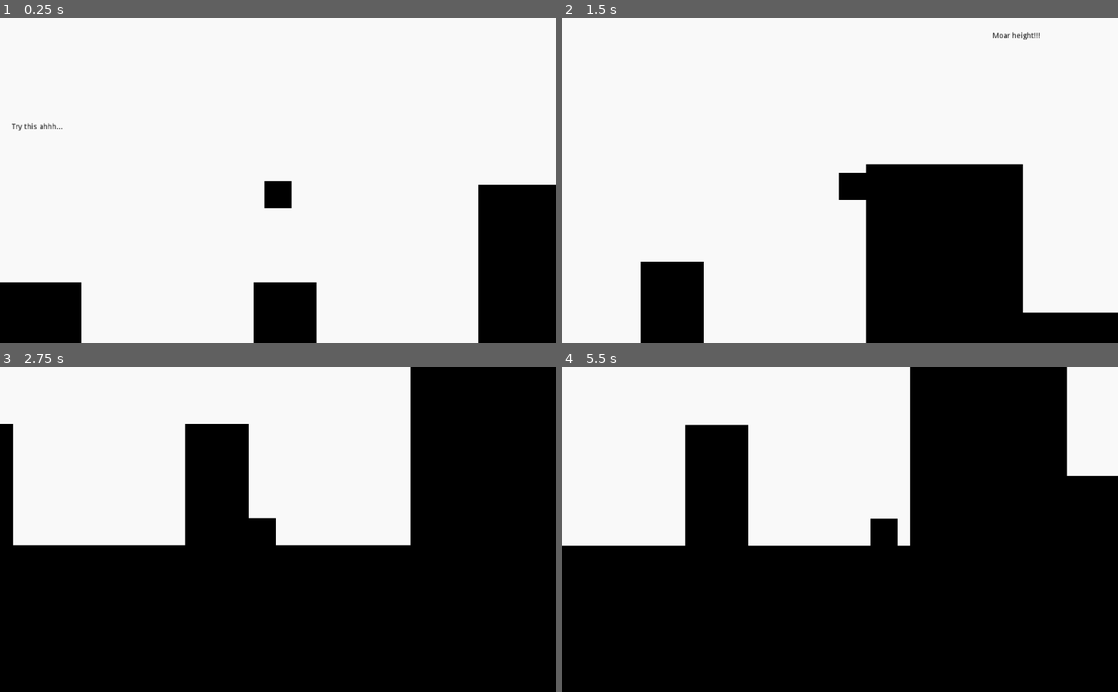
Above: before the commit, frames 1-4 (two rows, left to right).
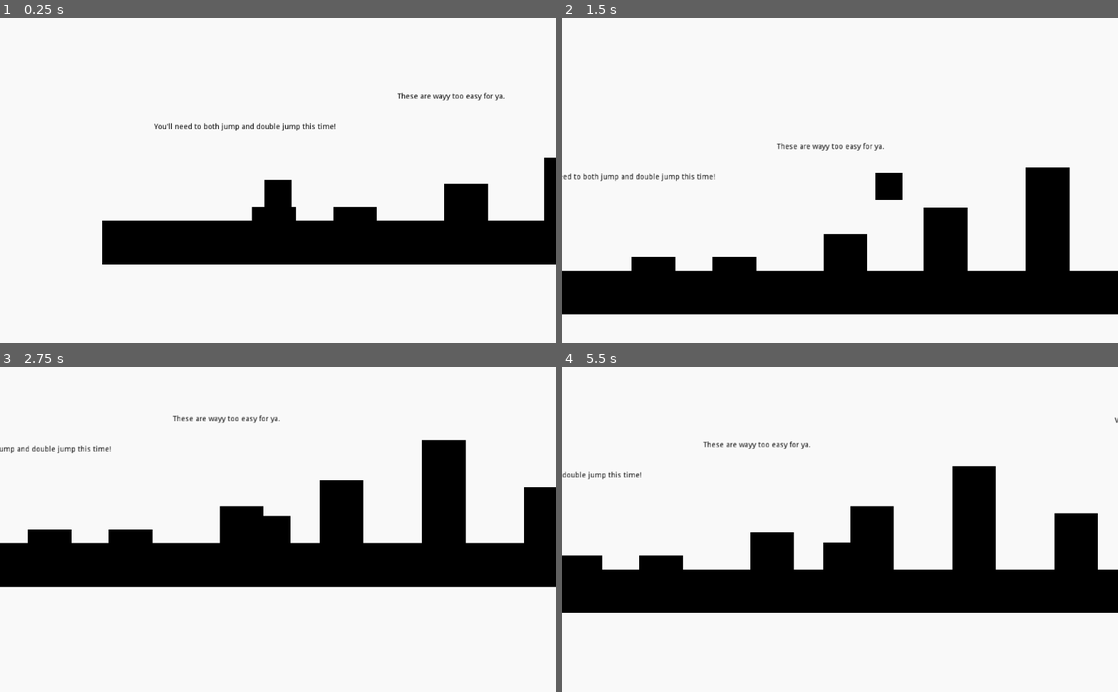
Above: after the commit, the same moments.

Repository: RavenJFelix/Square
Game: Godot game, scene res://levelz/level-3/level-3.tscn
Same seed, same stepped clock (60 frames per second), same inputs: the game is played once before the commit and once after it. This scene is started directly instead of the project's main scene.
Inputs:
- Up to frame 1 (0.25 s): no input
- Up to frame 2 (1.5 s): hold Right (ui_right) from 0.53 s (still down); tap Up (ui_up) at 0.77 s
- Up to frame 3 (2.75 s): tap Up (ui_up) at 1.52 s; release Right (ui_right) at 2.03 s; hold Left (ui_left) from 2.03 s (still down)
- Up to frame 4 (5.5 s): release Left (ui_left) at 2.78 s; hold Right (ui_right) 2.78-4.28 s; tap Up (ui_up) at 3.02, 3.77, 4.52 s; hold Left (ui_left) 4.28-5.03 s; hold Right (ui_right) from 5.03 s (still down)

The runs differ from the first frame. In frame 1, 21% of the frame differs, in the area x 0-100%, y 22-100%; in frame 2, 26%; in frame 3, 51%, in the area x 0-100%, y 0-100%; in frame 4, 49%.

Commit message:
Add death block to prevent infinitet loops

Diff:
--- a/levelz/level-3/level-3.tscn
+++ b/levelz/level-3/level-3.tscn
@@ -1,8 +1,9 @@
-[gd_scene load_steps=4 format=2]
+[gd_scene load_steps=5 format=2]
 
 [ext_resource path="res://map/basicPlatform.tscn" type="PackedScene" id=1]
 [ext_resource path="res://entity/pc/player/player.tscn" type="PackedScene" id=2]
 [ext_resource path="res://map/modifiers/change-scene/change-scene-zone.tscn" type="PackedScene" id=3]
+[ext_resource path="res://map/hazard/hurt-block/hurt-block.tscn" type="PackedScene" id=4]
 
 [node name="Node2D" type="Node2D"]
 
@@ -13,7 +14,7 @@
 scale = Vector2( 153.874, 4.03115 )
 
 [node name="Player" parent="Double" instance=ExtResource( 2 )]
-position = Vector2( 9280.42, 556.152 )
+position = Vector2( 293.962, 9.32521 )
 
 [node name="Label" type="Label" parent="Double"]
 margin_left = 65.6788
@@ -400,3 +401,8 @@
 
 [node name="ChangeScene3" parent="Double" instance=ExtResource( 3 )]
 position = Vector2( 11723.8, 472.592 )
+
+[node name="HurtPlatform" parent="Double" instance=ExtResource( 4 )]
+position = Vector2( 5214.4, 2455.06 )
+scale = Vector2( 1229.84, 97.2577 )
+damage_time = 0.1
